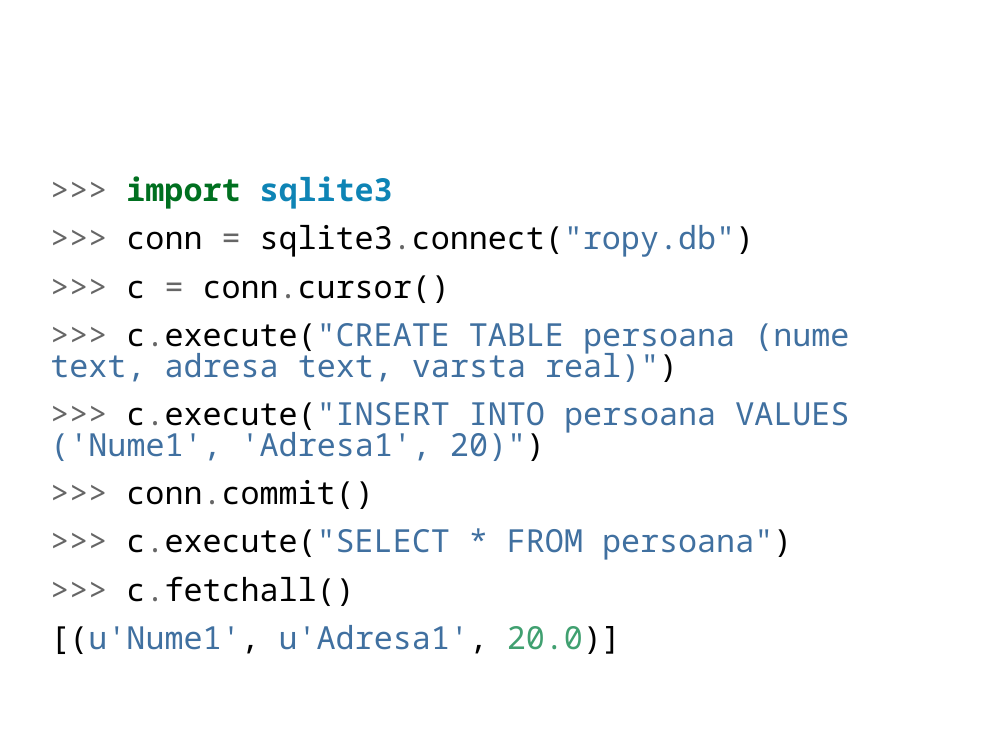
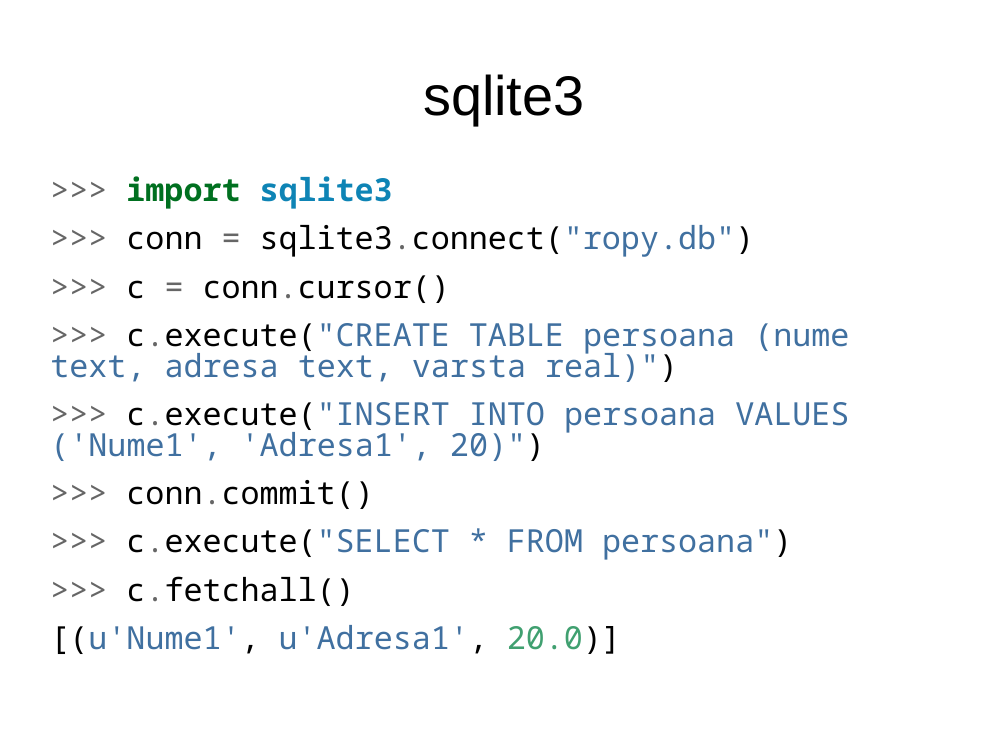
Before and after one commit to RoPython/ropython-presentations, a slide deck: slide 4 of cmiN/1/orm.odp. Drawn at 1008x756 pixels with LibreOffice and Linux fonts; fonts in the diff are those of the drawing. Boxes give left, top, right and bottom in pixels: in the first picture for what was removed or moved away, otherwise in the second. Text is boxed around its words. In the diff, an @@ line names an element or a change of style, - is before the commit and + after.

```diff
--- a/cmiN/1/orm.odp
+++ b/cmiN/1/orm.odp
@@ title added at bbox=[423, 74, 584, 125], 44 pt, text #000000 @@
+sqlite3
```
Also in this commit, not shown: 1 other slide changed, 1 other file.
